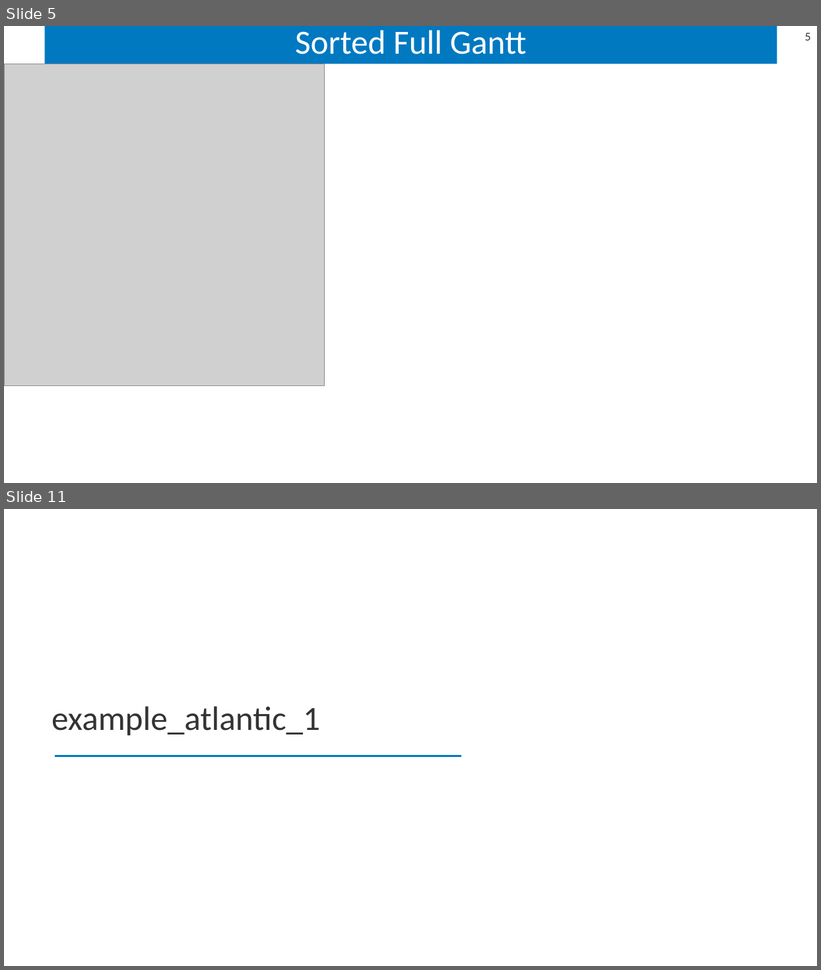
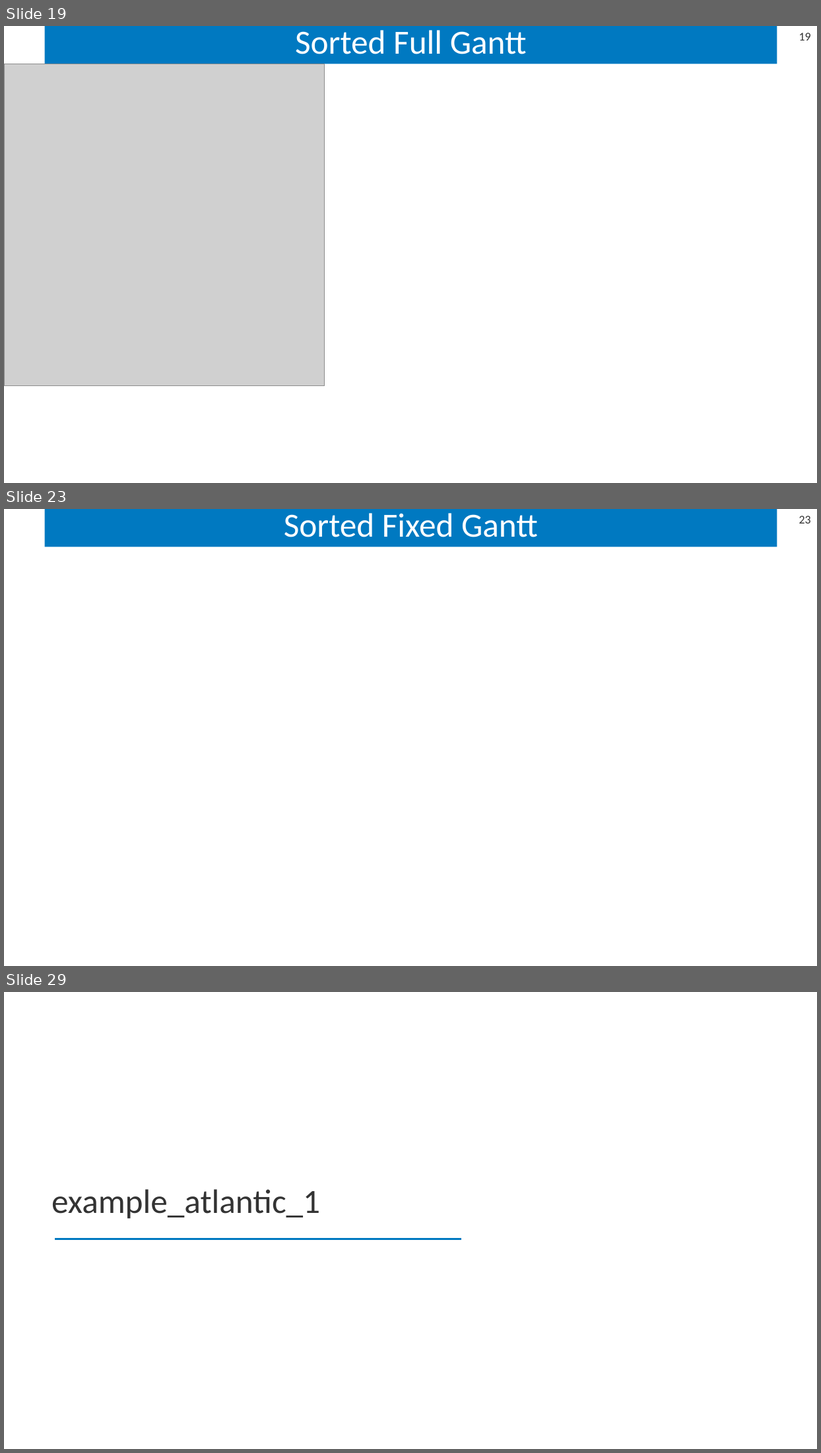
Before and after one commit to sbredenk/CORAL, a slide deck: postprocessing/results/example_atlantic/example_atlantic_results.pptx. Shown one above the other, each under a label of ours: slides 5 and 11 before the commit, slides 19, 23 and 29 after it; the slides between them are not shown. The pictures are 821x970 and 821x1453 pixels, drawn with LibreOffice and Linux fonts; fonts in the diff are those of the drawing; grey boxes stand for pictures; background and template pictures are left out. Boxes give left, top, right and bottom in pixels: in the first picture for what was removed or moved away, otherwise in the second. Text is boxed around its words. In the diff, an @@ line names an element or a change of style, - is before the commit and + after.

```diff
--- a/postprocessing/results/example_atlantic/example_atlantic_results.pptx
+++ b/postprocessing/results/example_atlantic/example_atlantic_results.pptx
@@ slide 23 added at <box>4,509,817,966</box>, background picture (left out); not listed: 1 template element that a slide beside it also shows @@
@@ title added at <box>45,509,778,547</box>, fill #0079C1, 40 pt, text #FFFFFF @@
+Sorted Fixed Gantt
@@ what was slide 5 is now slide 19 @@
@@ page number at <box>799,33,811,41</box>: text changed @@
-5
+19
@@ what was slide 11 is now slide 29 @@
```
Also in this commit, not shown: 39 other slides added, 7 other files.
